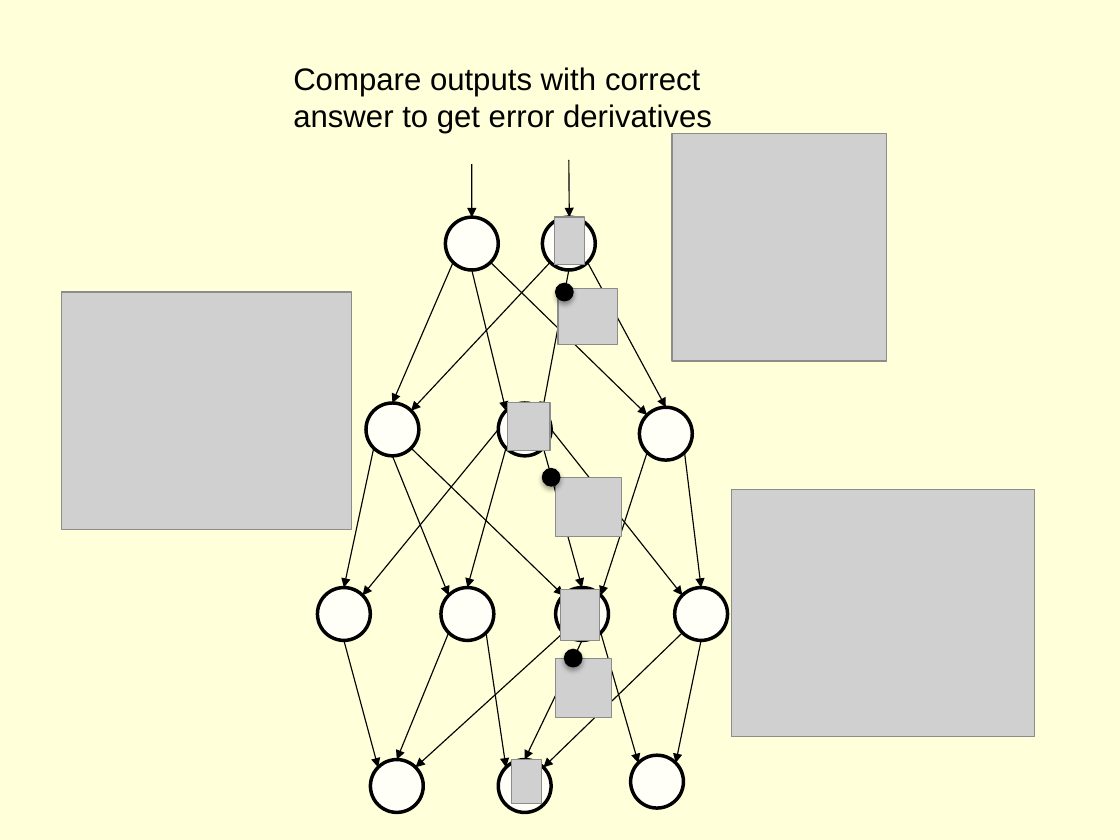
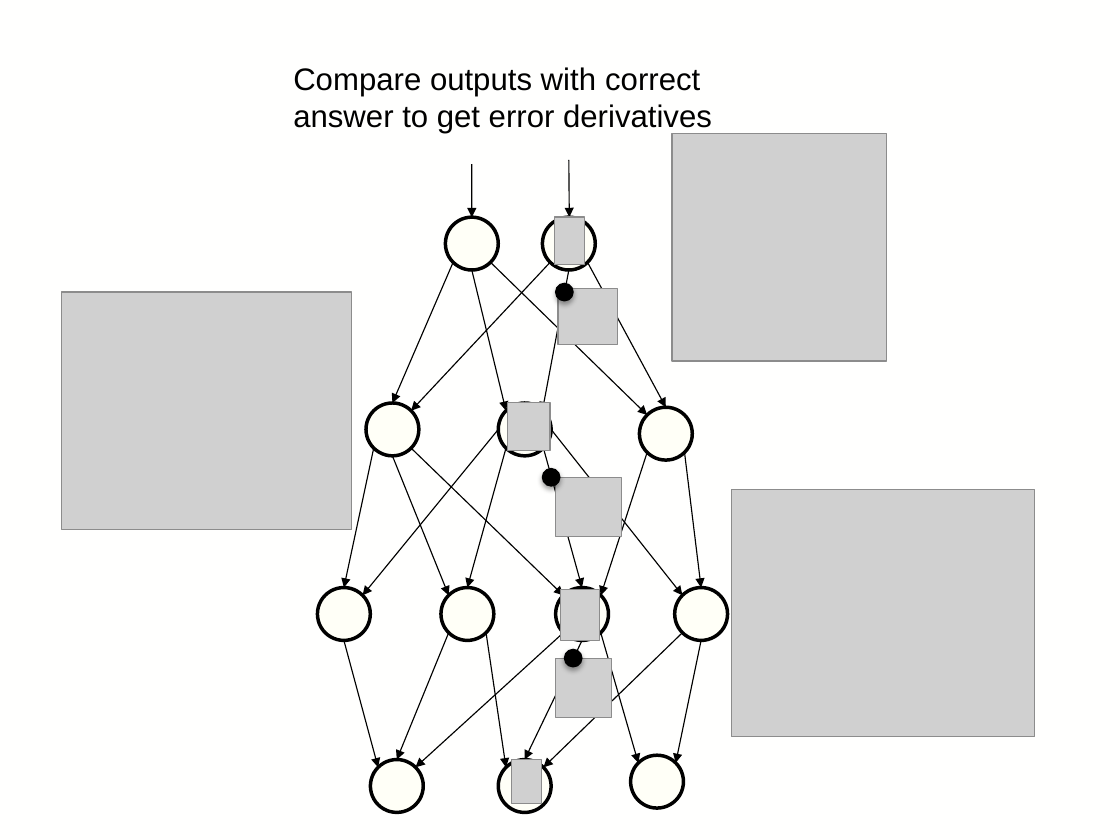
Before and after one commit to yoshua/dl-nature-review, a slide deck: slide 1 of bpfig_backward.pptx. Drawn at 1120x840 pixels with LibreOffice and Linux fonts; fonts in the diff are those of the drawing; grey boxes stand for pictures. Boxes give left, top, right and bottom in pixels: in the first picture for what was removed or moved away, otherwise in the second. Text is boxed around its words. In the diff, an @@ line names an element or a change of style, - is before the commit and + after.

```diff
--- a/bpfig_backward.pptx
+++ b/bpfig_backward.pptx
@@ background #FFFFD9 to #FFFFFE @@
```
Also in this commit, not shown: 4 other files.
